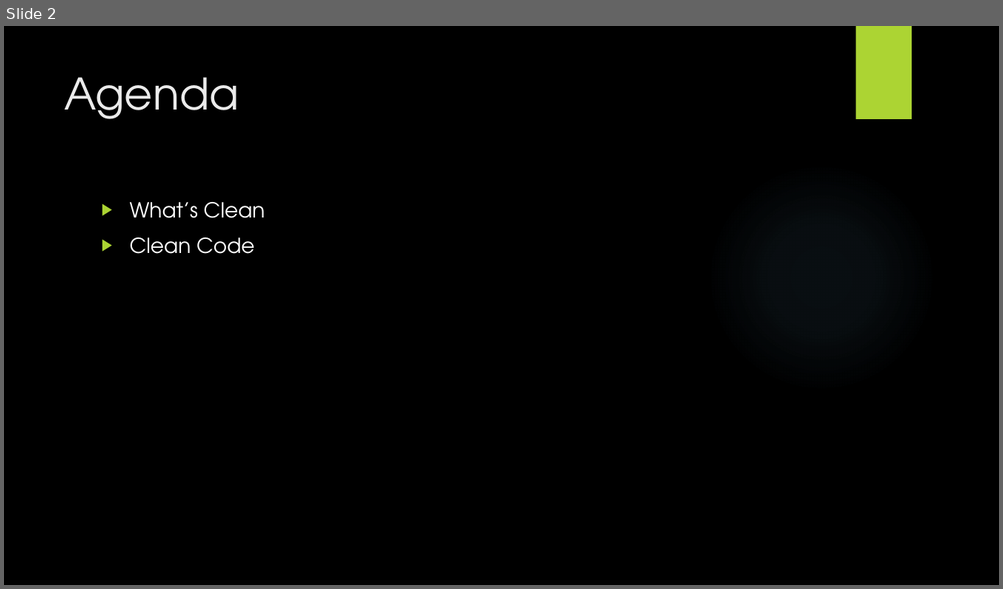
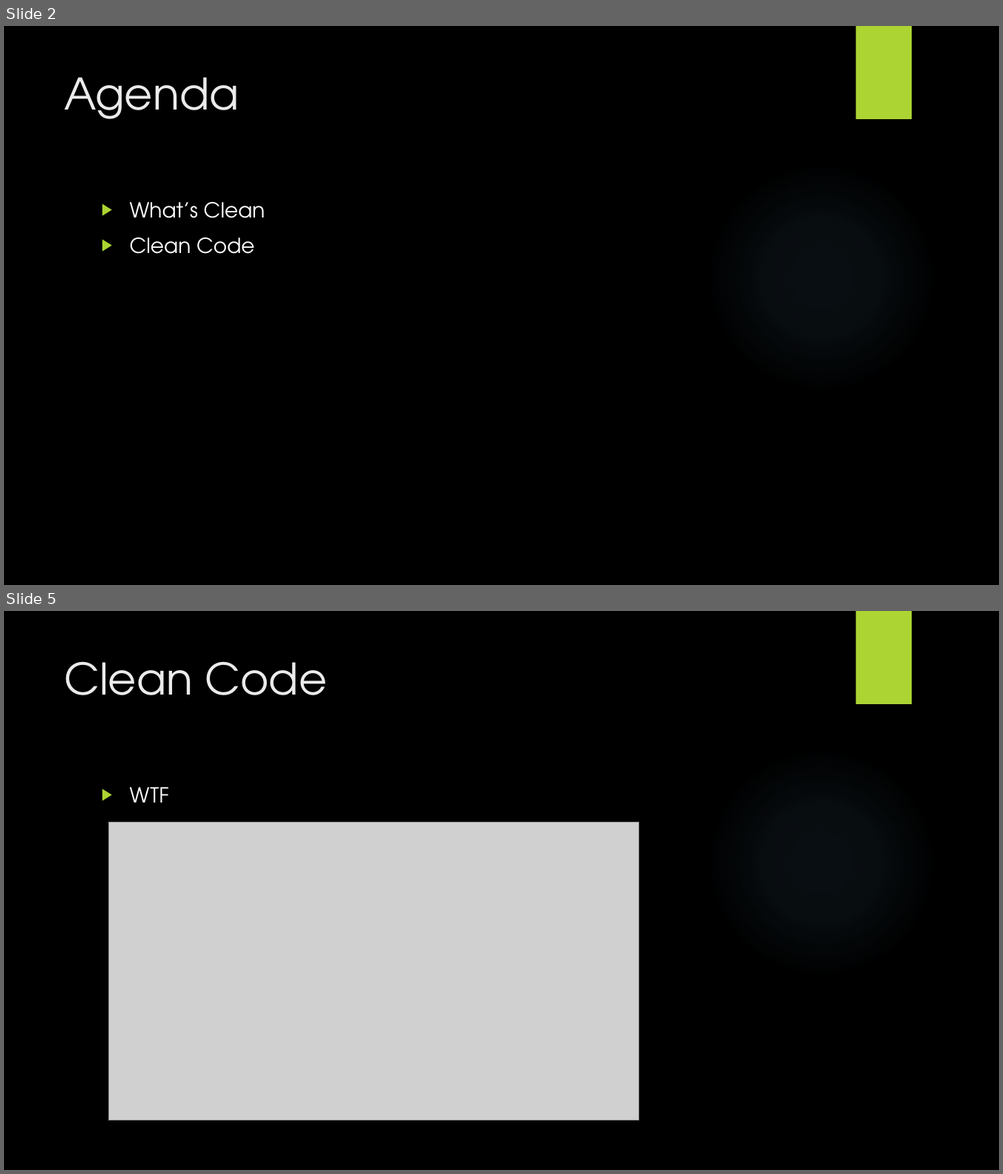
Before and after one commit to wanglifeng/PPT, a slide deck: Clean Code.pptx. Shown one above the other, each under a label of ours: slide 2 before the commit, slides 2 and 5 after it; the slides between them are not shown. The pictures are 1003x589 and 1003x1174 pixels, drawn with LibreOffice and Linux fonts; fonts in the diff are those of the drawing; grey boxes stand for pictures; background and template pictures are left out. Boxes give left, top, right and bottom in pixels: in the first picture for what was removed or moved away, otherwise in the second. Text is boxed around its words. In the diff, an @@ line names an element or a change of style, - is before the commit and + after.

```diff
--- a/Clean Code.pptx
+++ b/Clean Code.pptx
@@ slide 5 added at [4,611,999,1170], background picture (left out); not listed: 2 template elements that a slide beside it also shows @@
@@ title added at [64,661,327,695], 42 pt, text #EBEBEB @@
+Clean Code
@@ text added at [130,787,169,803], 20 pt, text #FFFFFF @@
+▶ WTF
@@ picture added at [108,822,639,1121] @@
```
Also in this commit, not shown: 1 slide changed, 11 other slides added, 1 slide removed.
